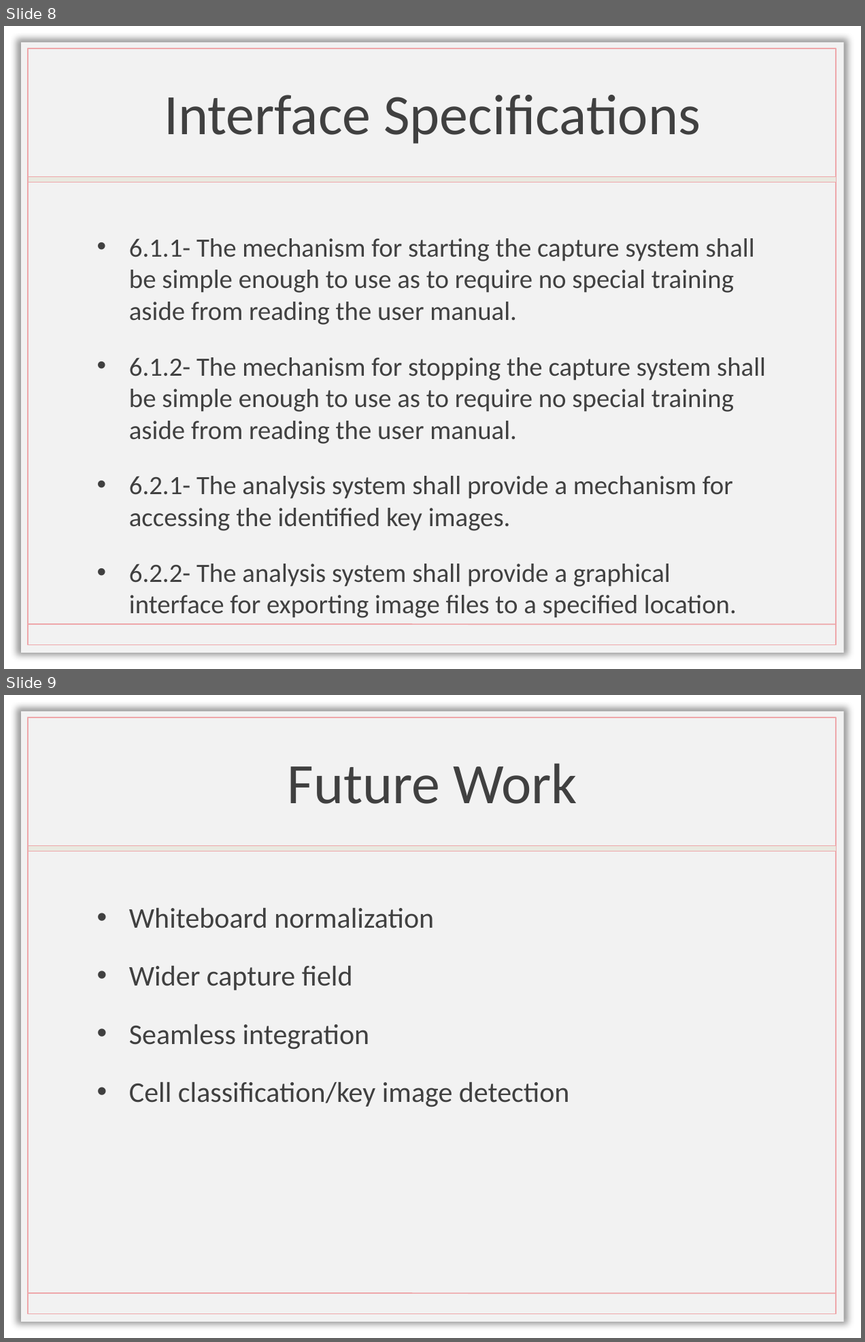
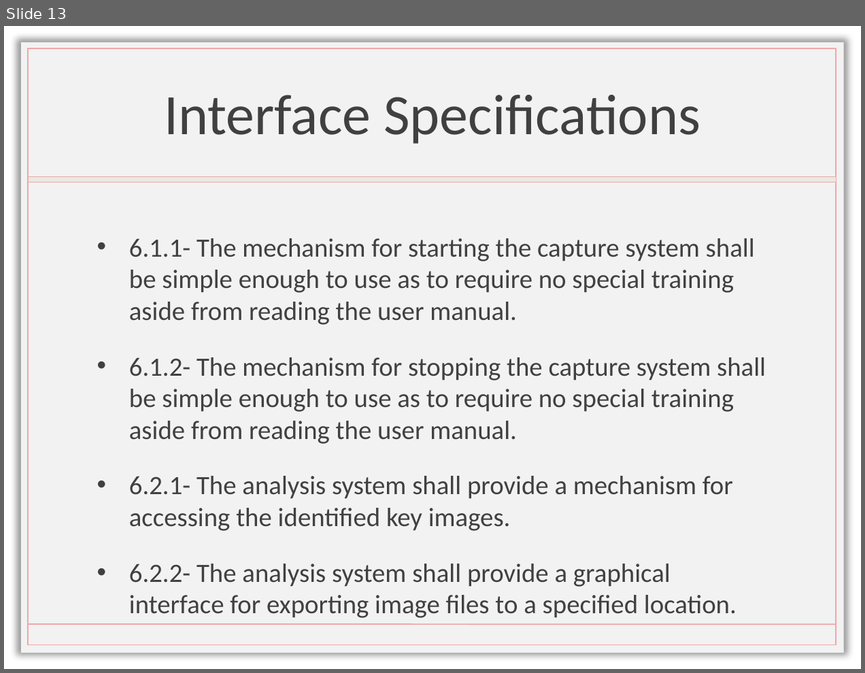
Before and after one commit to griffindunn/ProPANE, a slide deck: Meetings/Panel5/Panel5.pptx. Shown one above the other, each under a label of ours: slides 8 and 9 before the commit, slide 13 after it. The pictures are 865x1342 and 865x673 pixels, drawn with LibreOffice and Linux fonts; fonts in the diff are those of the drawing; background and template pictures are left out. Boxes give left, top, right and bottom in pixels: in the first picture for what was removed or moved away, otherwise in the second. Text is boxed around its words. In the diff, an @@ line names an element or a change of style, - is before the commit and + after.

```diff
--- a/Meetings/Panel5/Panel5.pptx
+++ b/Meetings/Panel5/Panel5.pptx
@@ slide 9 removed at [4, 695, 861, 1338], background picture (left out); not listed: 4 template elements that a slide beside it also shows @@
@@ title removed at [288, 763, 577, 804] @@
-Future Work
@@ text removed at [129, 908, 570, 1106] @@
-• Whiteboard normalization
-• Wider capture field
-• Seamless integration
-• Cell classification/key image detection
@@ what was slide 8 is now slide 13 @@
```
Also in this commit, not shown: 2 slides changed, 6 slides added, 2 other slides removed, 6 other files.
